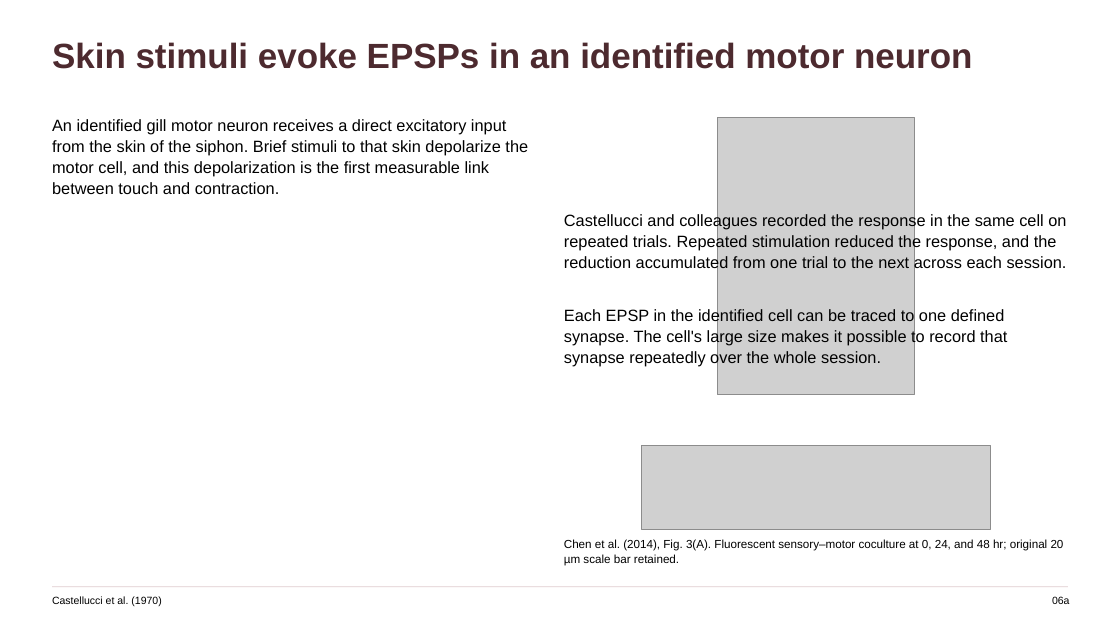
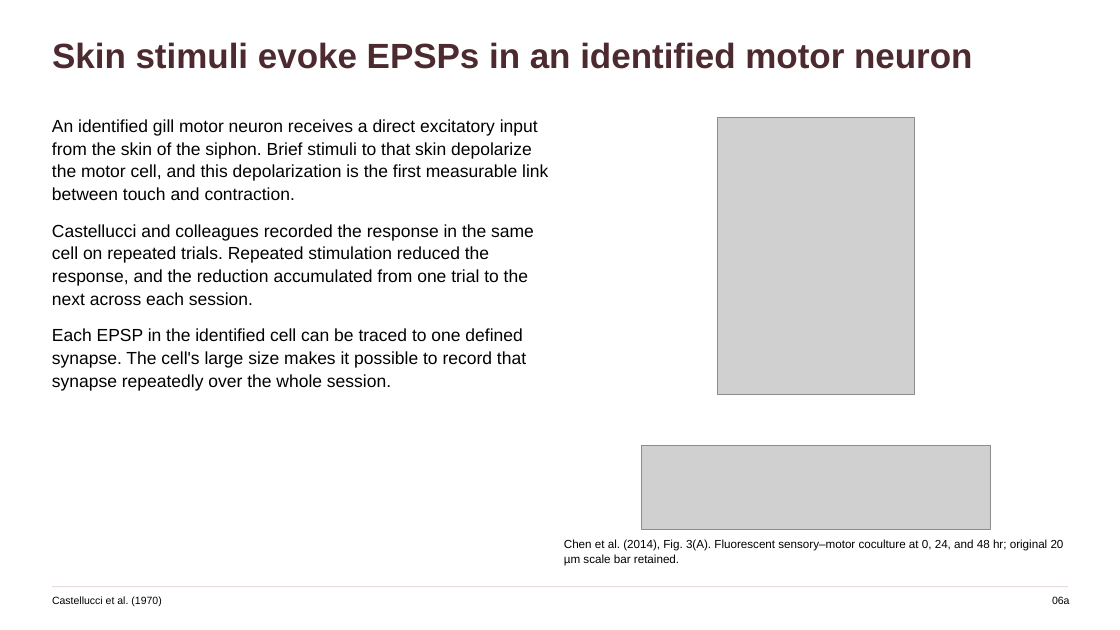
Before and after one commit to jordanxxlopez/NEUROETHOLOGY, a slide deck: slide 8 of scaffolded/Neuroethology_Lecture36_FA2026_SCAFFOLDED.pptx. Drawn at 1120x630 pixels with LibreOffice and Linux fonts; fonts in the diff are those of the drawing; grey boxes stand for pictures. Boxes give left, top, right and bottom in pixels: in the first picture for what was removed or moved away, otherwise in the second. Text is boxed around its words. In the diff, an @@ line names an element or a change of style, - is before the commit and + after.

```diff
--- a/scaffolded/Neuroethology_Lecture36_FA2026_SCAFFOLDED.pptx
+++ b/scaffolded/Neuroethology_Lecture36_FA2026_SCAFFOLDED.pptx
@@ text at <box>52,119,548,200</box>: size 14 to 15 pt in "An identified gill motor neuron receives a ..." @@
@@ text at <box>52,224,534,391</box>: paragraphs added @@
+Castellucci and colleagues recorded the response in the same cell on repeated trials. Repeated stimulation reduced the response, and the reduction accumulated from one trial to the next across each session.
+Each EPSP in the identified cell can be traced to one defined synapse. The cell's large size makes it possible to record that synapse repeatedly over the whole session.
@@ text removed at <box>564,213,1067,272</box> @@
-Castellucci and colleagues recorded the response in the same cell on repeated trials. Repeated stimulation reduced the response, and the reduction accumulated from one trial to the next across each session.
@@ text removed at <box>564,308,1007,367</box> @@
-Each EPSP in the identified cell can be traced to one defined synapse. The cell's large size makes it possible to record that synapse repeatedly over the whole session.
```
Also in this commit, not shown: 57 other slides changed, 8 other files.
